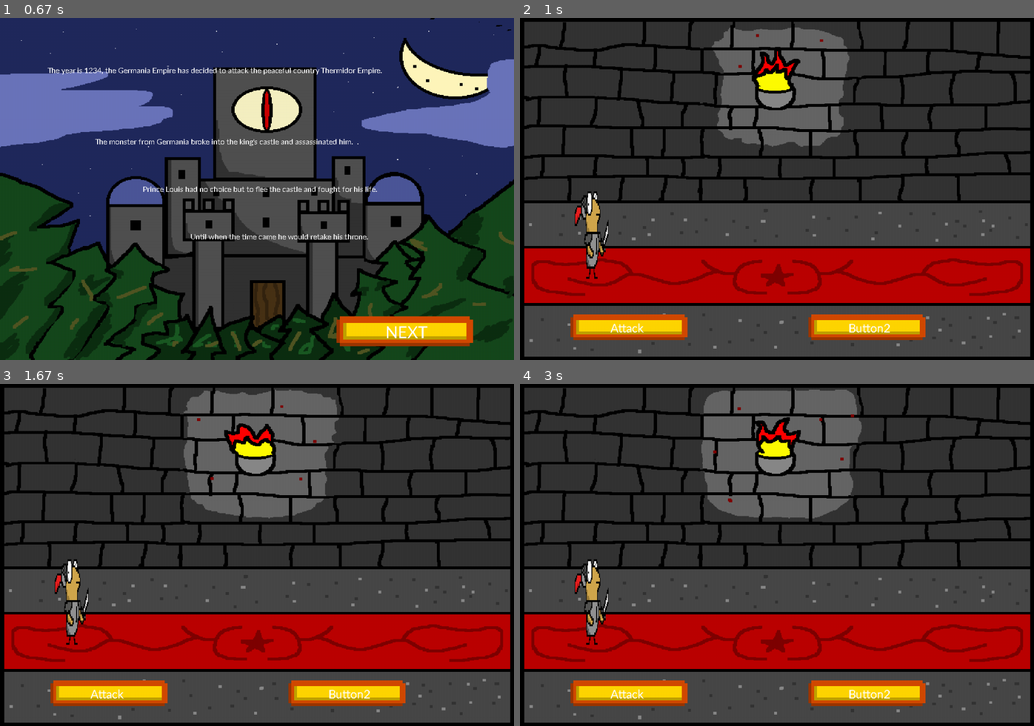
Above: before the commit, frames 1-4 (two rows, left to right).
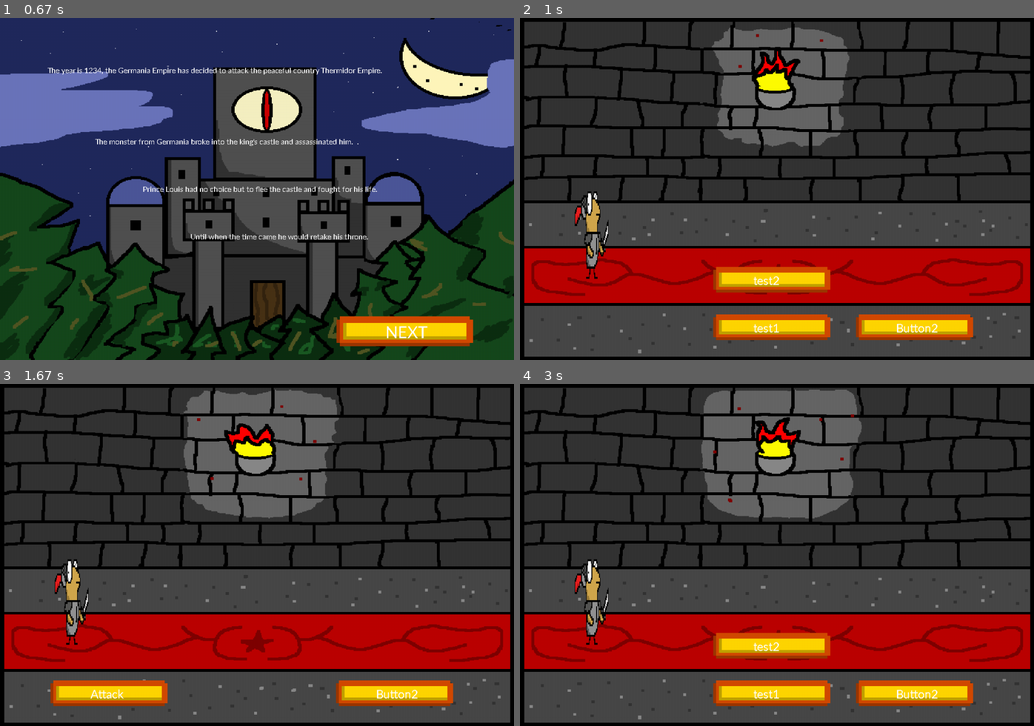
Above: after the commit, the same moments.

Repository: endamonking/CPE327ProjectPygame
Game: pygame game, started from main.py
The game is run twice, just before and just after one commit, with the same random seed, the same clock (stepped at 60 frames per second) and the same inputs.
Inputs (mouse positions are in pixels of both pictures, inside the frame that each line leads up to):
- Up to frame 1 (0.67 s): click (257, 189) at 0.38 s
- Up to frame 2 (1 s): click "NEXT" at 0.72 s
- Up to frame 3 (1.67 s): click (251, 691) at 1.05 s, where only the run after the commit has a clickable "test1"; click "Attack" at 1.38 s
- Up to frame 4 (3 s): click (972, 684) at 2.72 s

Frame 1 is identical in both runs. In frame 2, 6.2% of the frame differs, in the area x 9-89%, y 72-95%; in frame 3, 1.6%; in frame 4, 6.2%.

Commit message:
Add files via upload

Diff:
--- a/player.py
+++ b/player.py
@@ -3,11 +3,13 @@
 from pickle import FALSE
 import pygame
 import os
+import button
 
 #load asset
 BLACK = (0,0,0)
 player_image = pygame.image.load(os.path.join('Asset', 'knight.png'))
 player_image = pygame.transform.scale(player_image, (300, 300))
+button_image = pygame.image.load(os.path.join('Asset', 'prBTN.png'))
 
 animation_cooldown = 500
 
@@ -24,7 +26,7 @@
         self.turn = False
         self.death = False
         self.action = "idle"
-        self.skillList = []
+        self.skillList = ["test1" , "test2"]
 
     def getAttackPower(self):
         return self.attackPoint
@@ -65,3 +67,21 @@
     def getSkill(self):
         self.skillList.append("test")
         print(self.skillList)
+
+
+    def showSkill(self, mp,  WIN, WHITE):
+        skillbuttonlist = []
+        i = 0
+        xButPose = 400
+        yButPose = 600
+        yNew = 0
+        self.action = "usingSkill"
+
+        for x in self.skillList:
+            skillbuttonlist.append(button.button(xButPose, yButPose + yNew, button_image, 6))
+            yNew = yNew - 100
+
+        for index, x in enumerate(skillbuttonlist):
+            if x.draw(mp, WIN, WHITE, self.skillList[index], 28, 90, 37):
+                self.action = "idle"
+                print(self.skillList[index])
--- a/stage1.py
+++ b/stage1.py
@@ -15,7 +15,7 @@
 #ASSET
 button_image = pygame.image.load(os.path.join('Asset', 'prBTN.png'))
 button1 = button.button(100, 600, button_image, 6)
-button2 = button.button(600, 600, button_image, 6)
+button2 = button.button(700, 600, button_image, 6)
 battlescreen = pygame.transform.scale(pygame.image.load(os.path.join('Asset', 'battlescreen.png')), (3240, 720))
 counter = 0
 i = 0
@@ -32,11 +32,14 @@
             i = 0
     WIN.blit(battlescreen, (0,0), ((i * 1080), 0, 1080, 720)) #width come from total width / total frame
 
+
 def draw_window(mainplayer,enemy,mp):
     WIN.fill(BLACK)
     current_Time = pygame.time.get_ticks()
     draw_backgroundaimation(current_Time)
     mainplayer.draw_playerIdle(WIN,current_Time, 100, 300)
+    if mainplayer.action == "usingSkill":
+        mainplayer.showSkill(mp, WIN, WHITE)
     if mainplayer.currentHp == 0 :
         print("enemy win")
         exit()
@@ -46,20 +49,21 @@
     else :
         turn(mainplayer,enemy,mp)
 
-    if (button2.draw(mp, WIN, WHITE, "Button2", 28, 90 ,37)):
-        mainplayer.getSkill()
     pygame.display.update()
 
 def turn(mainplayer,enemy,mp):
     if mainplayer.turn :
+        if mainplayer.action == "idle":
+            if button1.draw(mp, WIN, WHITE, "Attack", 28, 90, 37):
+                print("player attack")
+                mainplayer.attack(enemy)
+                print(enemy.currentHp)
 
-        if button1.draw(mp, WIN, WHITE, "Attack", 28, 90, 37) :
-            print("player attack")
-            mainplayer.attack(enemy)
-            print(enemy.currentHp)
+                mainplayer.turn = False
+                enemy.turn = True
 
-            mainplayer.turn = False
-            enemy.turn = True
+        if (button2.draw(mp, WIN, WHITE, "Button2", 28, 90 ,37)):
+            mainplayer.action = "usingSkill"
 
     elif enemy.turn :
         print("enemy attack")
